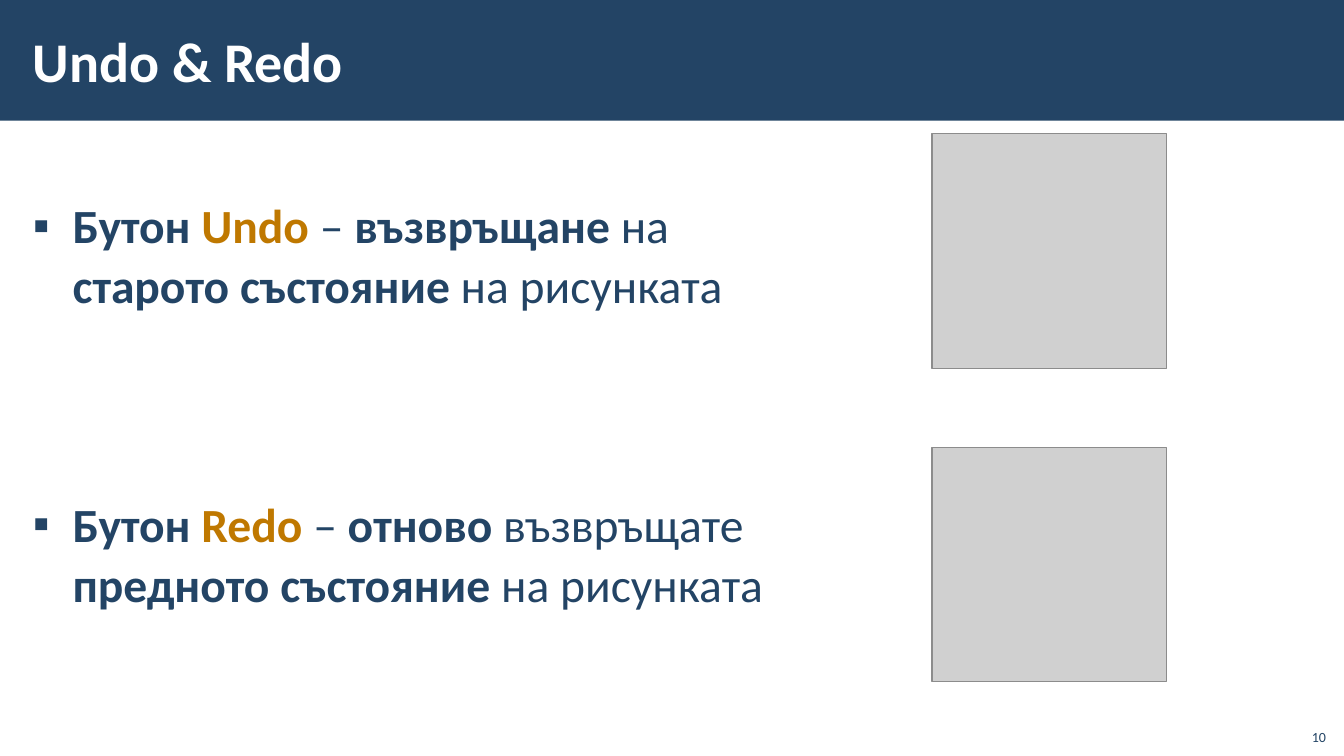
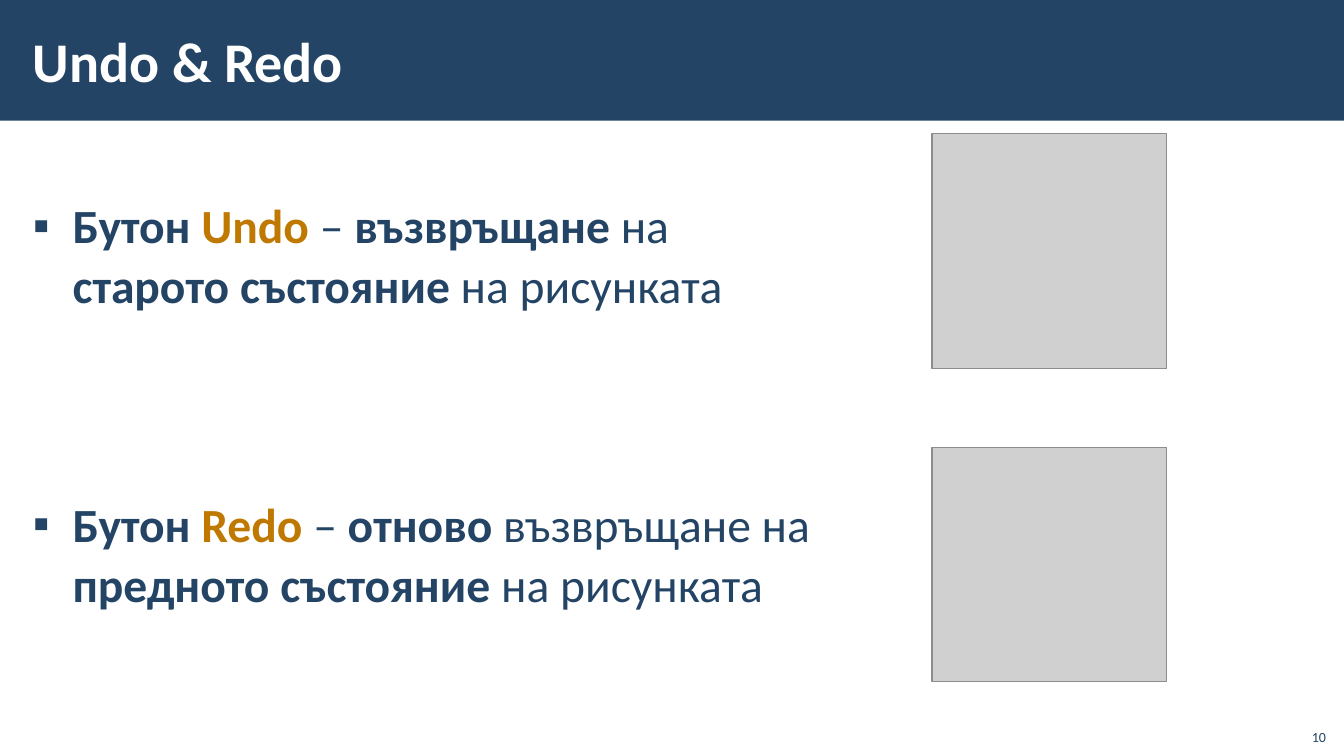
Before and after one commit to BG-IT-Edu/School-Programming, a slide deck: slide 10 of Courses/Computer-Modeling-and-IT/Computer-Modeling-and-IT-5-Class/12-Colour-Palettes/12-Colour-Palettes.pptx. Drawn at 1344x756 pixels with LibreOffice and Linux fonts; fonts in the diff are those of the drawing; grey boxes stand for pictures; background and template pictures are left out. Boxes give left, top, right and bottom in pixels: in the first picture for what was removed or moved away, otherwise in the second. Text is boxed around its words. In the diff, an @@ line names an element or a change of style, - is before the commit and + after.

```diff
--- a/Courses/Computer-Modeling-and-IT/Computer-Modeling-and-IT-5-Class/12-Colour-Palettes/12-Colour-Palettes.pptx
+++ b/Courses/Computer-Modeling-and-IT/Computer-Modeling-and-IT-5-Class/12-Colour-Palettes/12-Colour-Palettes.pptx
@@ text at bbox=[73, 508, 810, 610]: text changed @@
-▪ Бутон Redo – отново възвръщате предното състояние на рисунката
+▪ Бутон Redo – отново възвръщане на предното състояние на рисунката
```
Also in this commit, not shown: 5 other slides changed.
